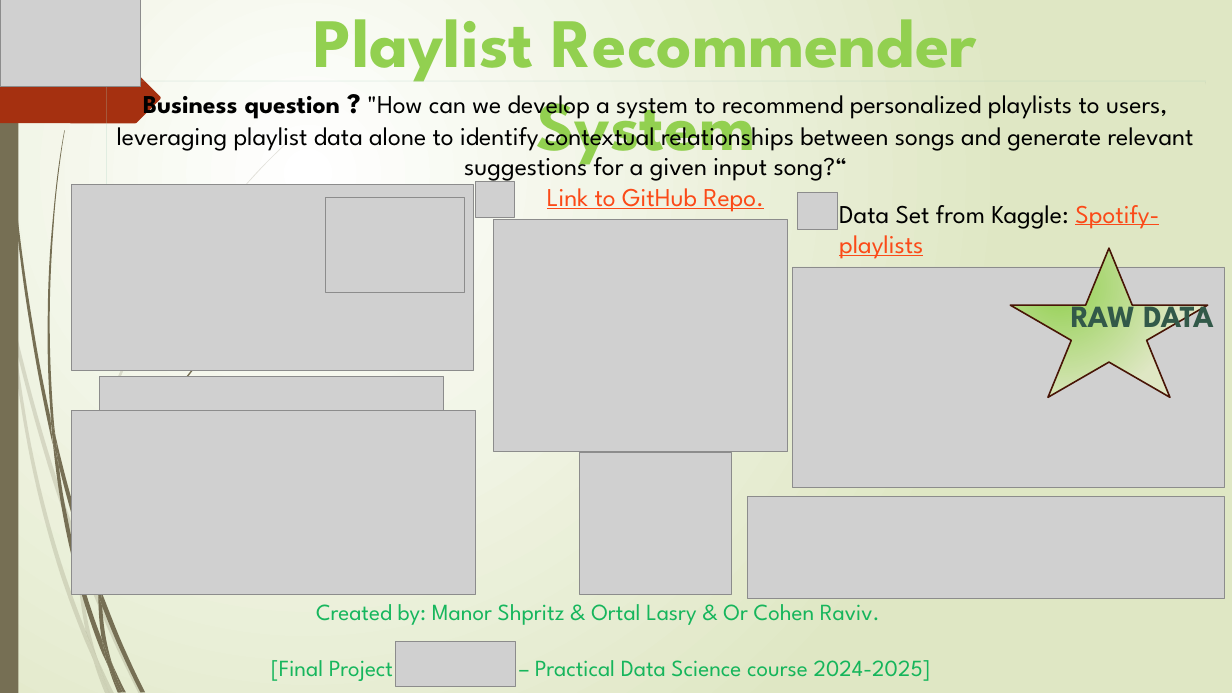
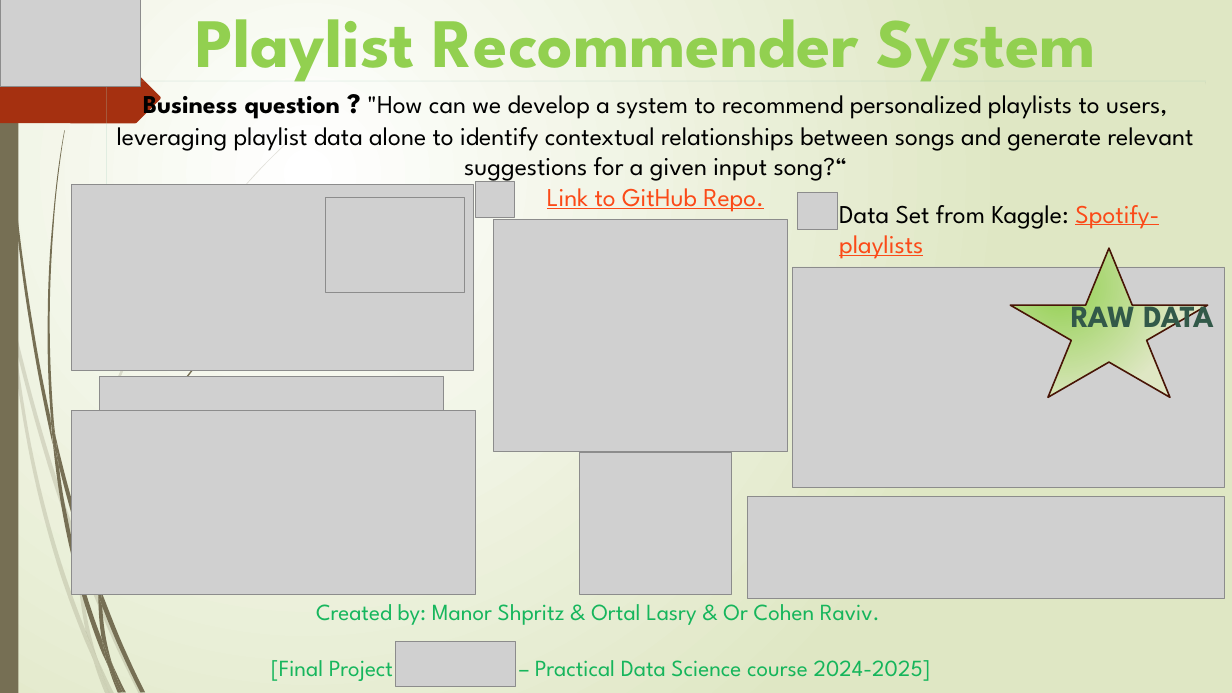
Before and after one commit to ortall0201/Spotify-Playlist-Recommender-System-Using-NLP, a slide deck: slide 1 of Ortal/word2vec slide.pptx. Drawn at 1232x693 pixels with LibreOffice and Linux fonts; fonts in the diff are those of the drawing; grey boxes stand for pictures. Boxes give left, top, right and bottom in pixels: in the first picture for what was removed or moved away, otherwise in the second. Text is boxed around its words. In the diff, an @@ line names an element or a change of style, - is before the commit and + after.

```diff
--- a/Ortal/word2vec slide.pptx
+++ b/Ortal/word2vec slide.pptx
@@ rectangle "Playlist Recommender System": place and size @@
-rectangle "Playlist Recommender System" at [201, 0, 1091, 87]
+rectangle "Playlist Recommender System" at [129, 0, 1163, 87]
```
Also in this commit, not shown: 3 other slides changed.
